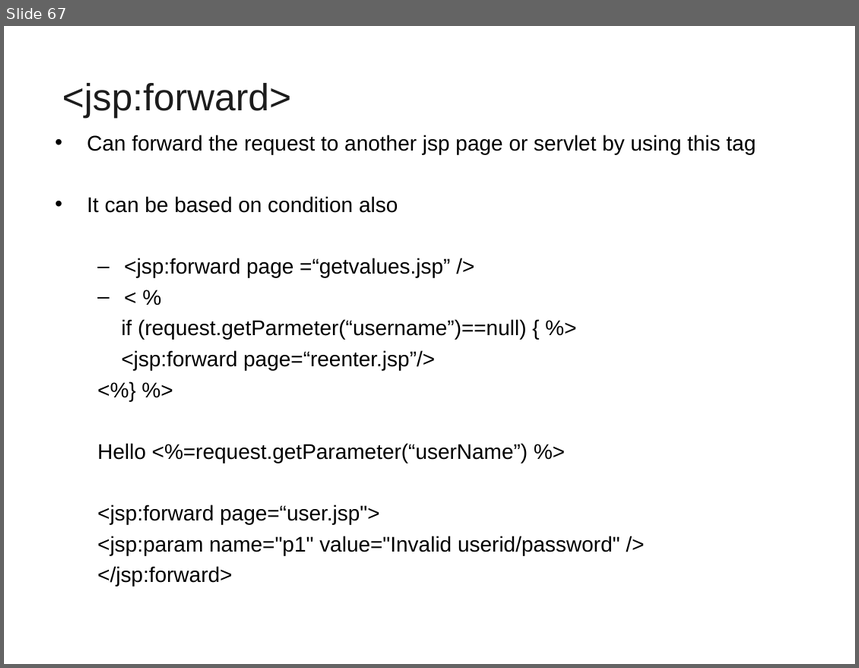
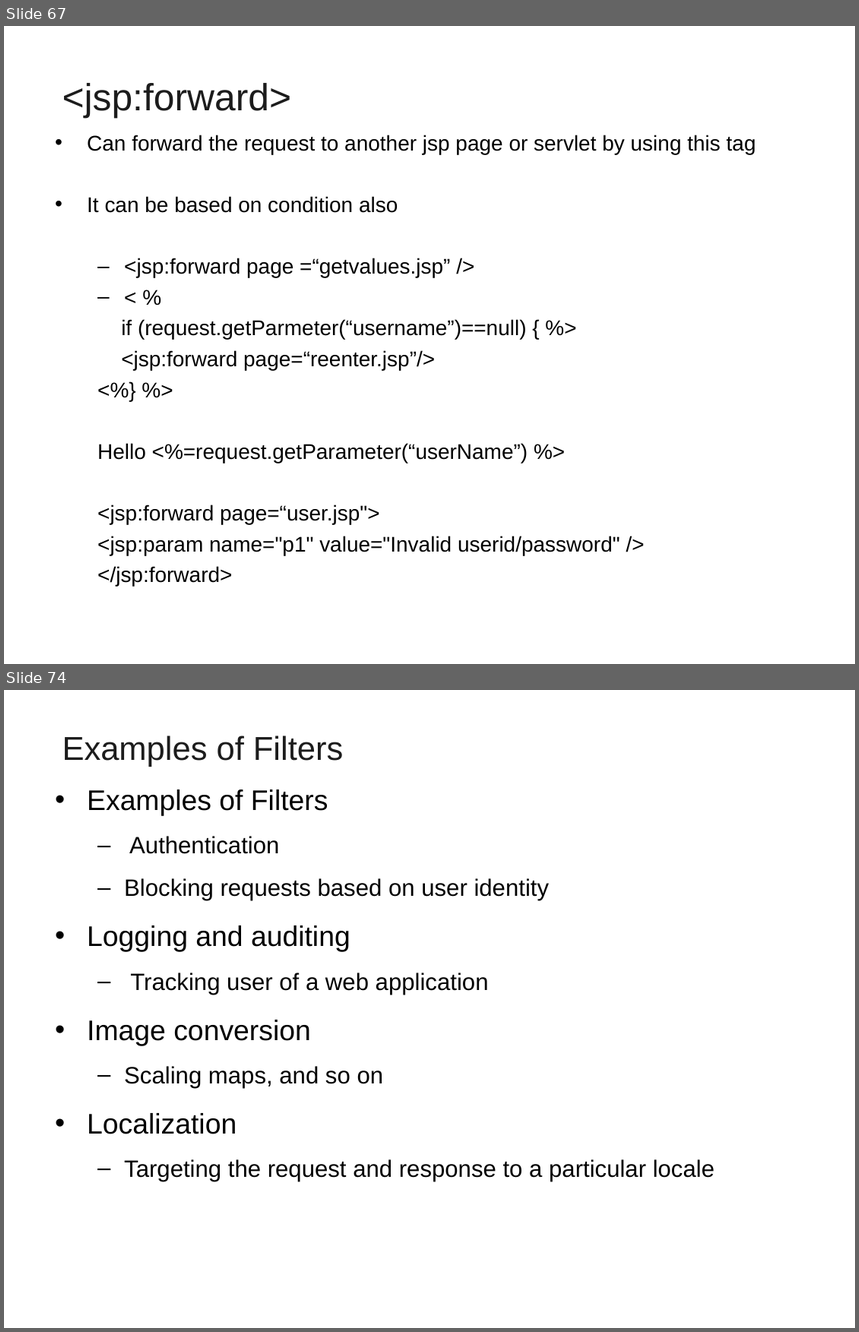
Before and after one commit to vatsanTraining/lumen_sep_2021, a slide deck: JEE_Day1_Lumen_2021.ppt. Shown one above the other, each under a label of ours: slide 67 before the commit, slides 67 and 74 after it; the slides between them are not shown. The pictures are 859x668 and 859x1332 pixels, drawn with LibreOffice and Linux fonts; fonts in the diff are those of the drawing; background and template pictures are left out. Boxes give left, top, right and bottom in pixels: in the first picture for what was removed or moved away, otherwise in the second. Text is boxed around its words. In the diff, an @@ line names an element or a change of style, - is before the commit and + after.

```diff
--- a/JEE_Day1_Lumen_2021.ppt
+++ b/JEE_Day1_Lumen_2021.ppt
@@ slide 74 added at [4, 690, 855, 1328], background picture (left out) @@
@@ title added at [63, 736, 343, 767], 28 pt, text #1C1C1C @@
+Examples of Filters
@@ text added at [87, 790, 715, 1182], 20 pt, text #000000 @@
+• Examples of Filters
+  – Authentication
+  – Blocking requests based on user identity
+• Logging and auditing
+  – Tracking user of a web application
+• Image conversion
+  – Scaling maps, and so on
+• Localization
+  – Targeting the request and response to a particular locale
```
Also in this commit, not shown: 1 slide changed, 10 other slides added.
